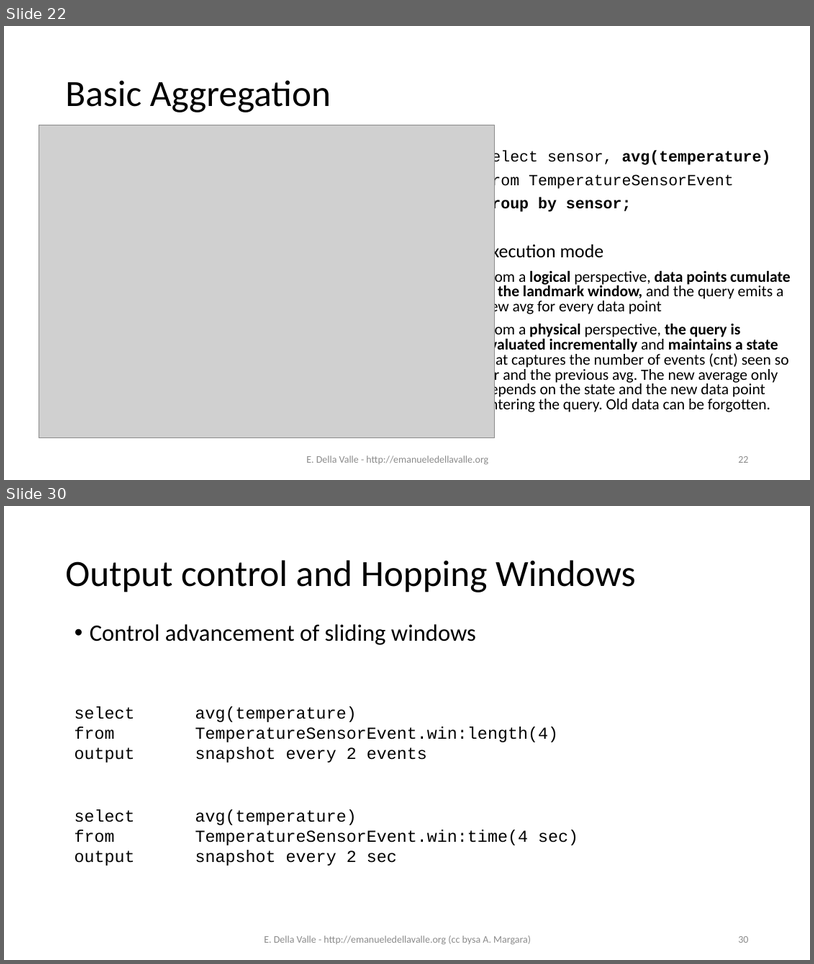
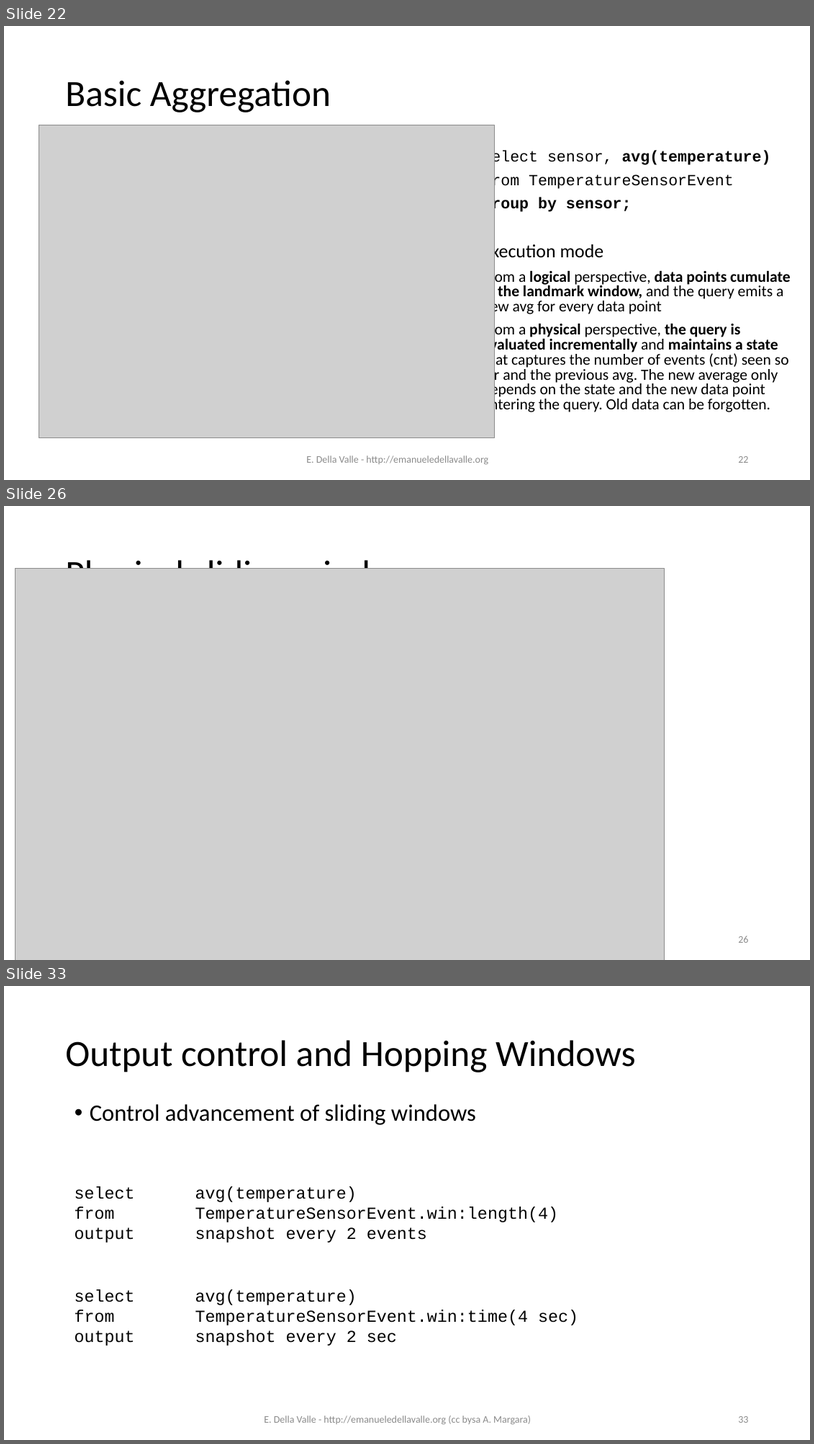
Before and after one commit to eugeniovaretti/streaming-data-analytics, a slide deck: lectures/02_EPL/02_VerticallyScalableSolution_Esper+EPL.pptx. Shown one above the other, each under a label of ours: slides 22 and 30 before the commit, slides 22, 26 and 33 after it; the slides between them are not shown. The pictures are 814x964 and 814x1444 pixels, drawn with LibreOffice and Linux fonts; fonts in the diff are those of the drawing; grey boxes stand for pictures. Boxes give left, top, right and bottom in pixels: in the first picture for what was removed or moved away, otherwise in the second. Text is boxed around its words. In the diff, an @@ line names an element or a change of style, - is before the commit and + after.

```diff
--- a/lectures/02_EPL/02_VerticallyScalableSolution_Esper+EPL.pptx
+++ b/lectures/02_EPL/02_VerticallyScalableSolution_Esper+EPL.pptx
@@ slide 26 added at (x1=4, y1=506, x2=810, y2=960), background #FFFFFF @@
@@ picture added at (x1=15, y1=569, x2=665, y2=960) @@
@@ title added at (x1=65, y1=555, x2=431, y2=569), 44 pt, text #000000 @@
+Physical sliding windows
@@ page number added at (x1=738, y1=936, x2=748, y2=942), 12 pt, text #8C8C8C @@
+26
@@ what was slide 30 is now slide 33 @@
@@ page number at (x1=738, y1=1416, x2=748, y2=1422): text changed @@
-30
+33
```
Also in this commit, not shown: 9 slides changed, 3 other slides added, 1 slide removed, 4 other files.
